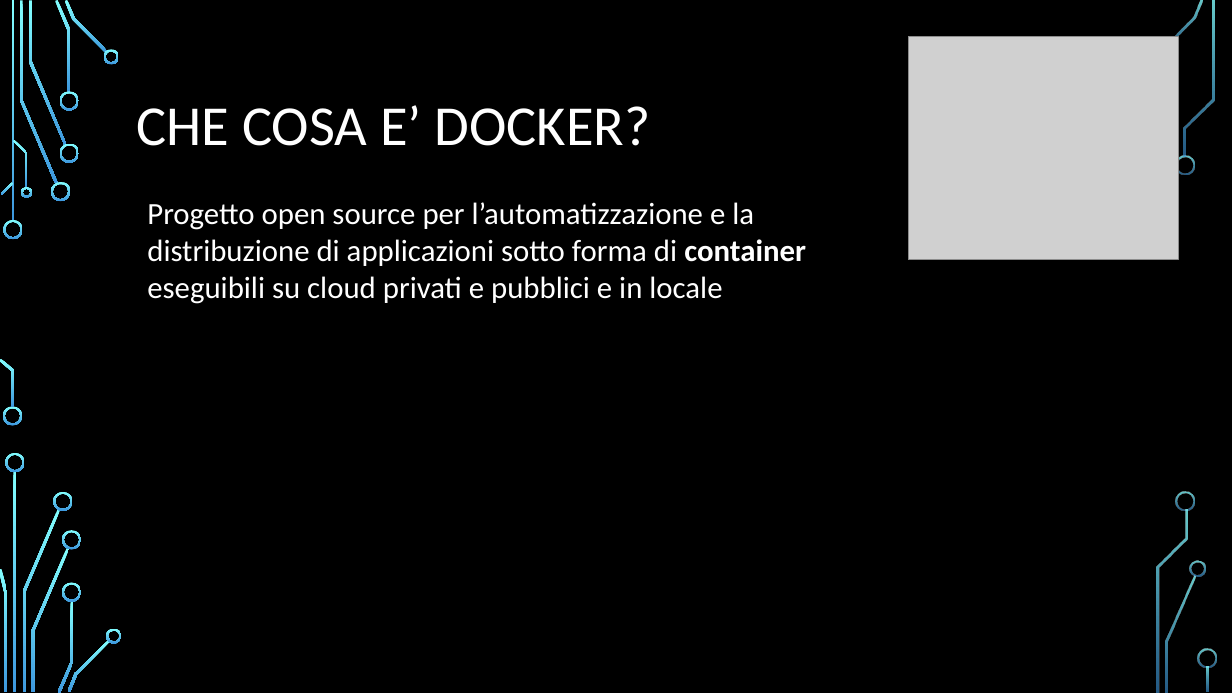
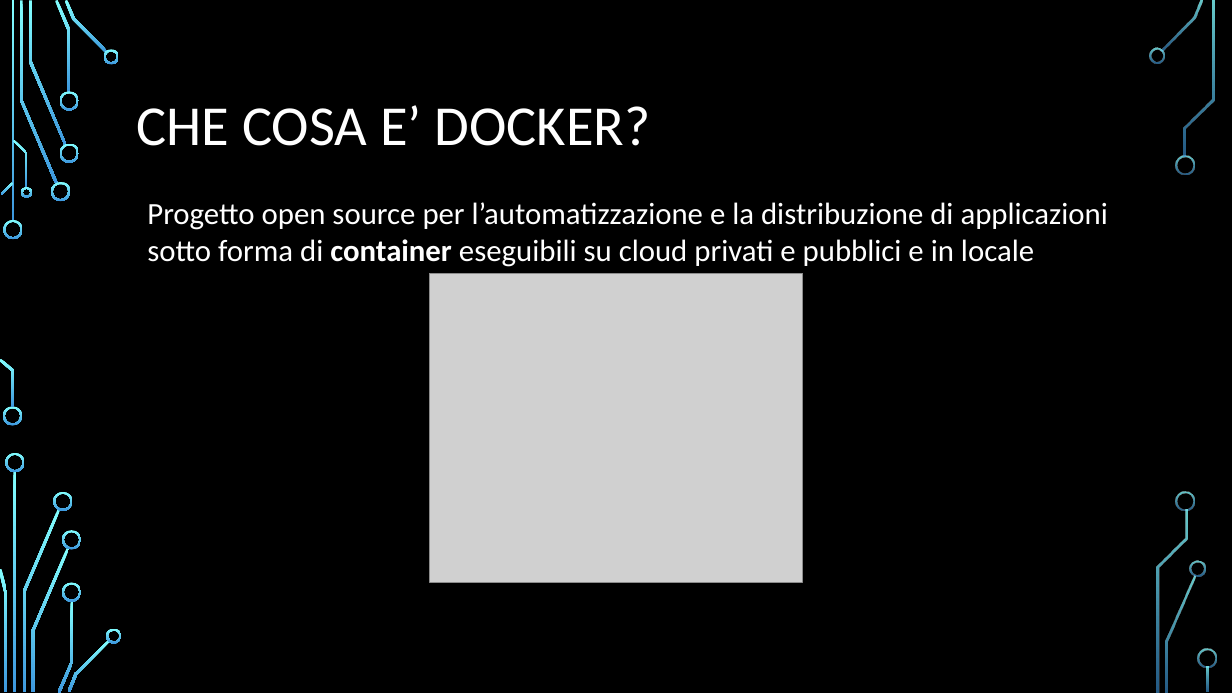
Before and after one commit to angelitadoria/Documenti-stage, a slide deck: slide 3 of prsentazione_DOCKER.pptx. Drawn at 1232x693 pixels with LibreOffice and Linux fonts; fonts in the diff are those of the drawing; grey boxes stand for pictures; background and template pictures are left out. Boxes give left, top, right and bottom in pixels: in the first picture for what was removed or moved away, otherwise in the second. Text is boxed around its words. In the diff, an @@ line names an element or a change of style, - is before the commit and + after.

```diff
--- a/prsentazione_DOCKER.pptx
+++ b/prsentazione_DOCKER.pptx
@@ freeform shape added at [1149, 48, 1165, 64], fill gradient #82FFFF to #3D97DE @@
@@ text "Progetto open source per l’automatizzazione ..." rewrapped from [147, 202, 806, 304] to [147, 202, 1108, 267] @@
@@ picture: place and size @@
-picture at [909, 36, 1178, 260]
+picture at [430, 273, 803, 581]
```
Also in this commit, not shown: 2 other slides changed, 4 slides added, 1 slide removed.
